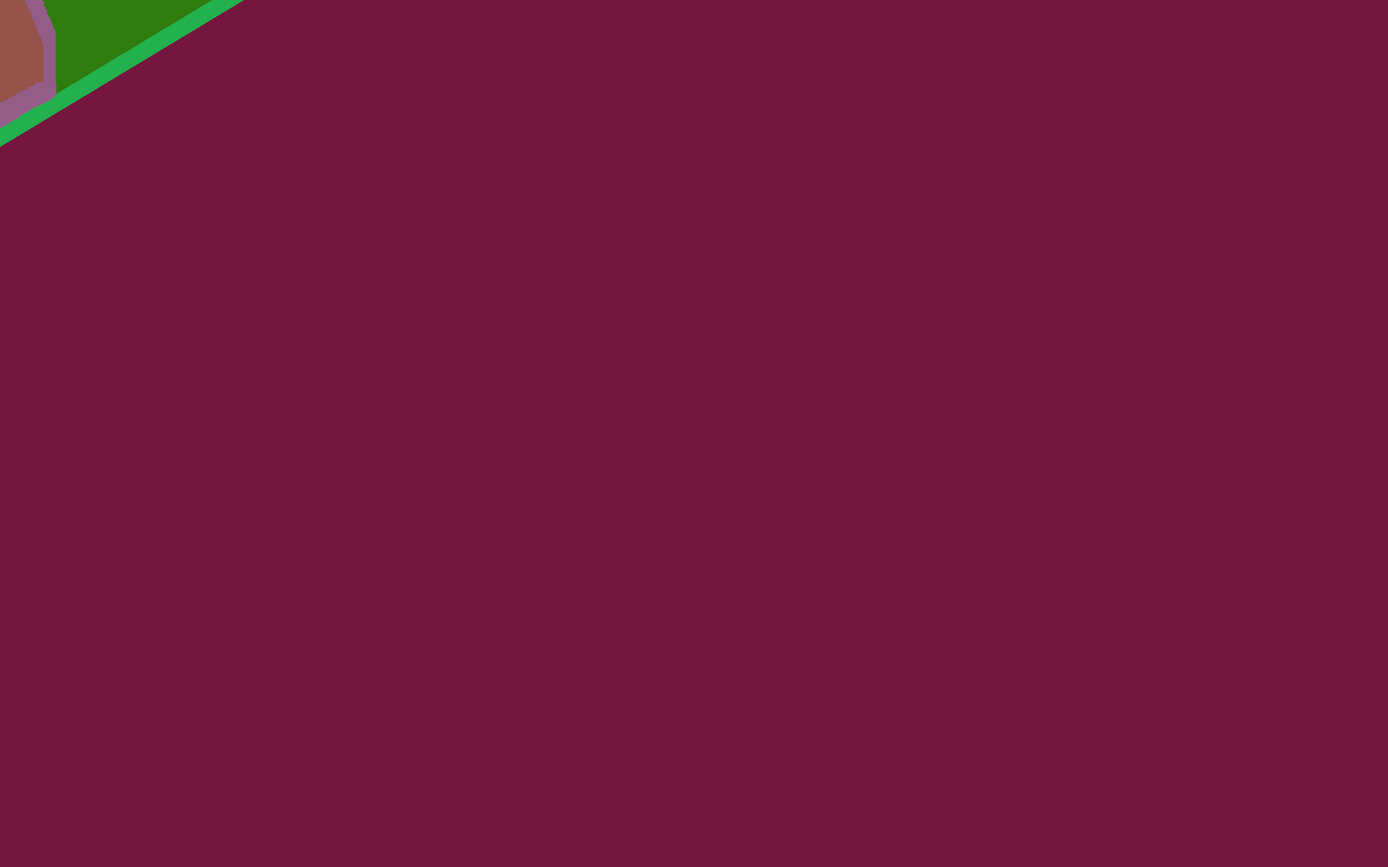
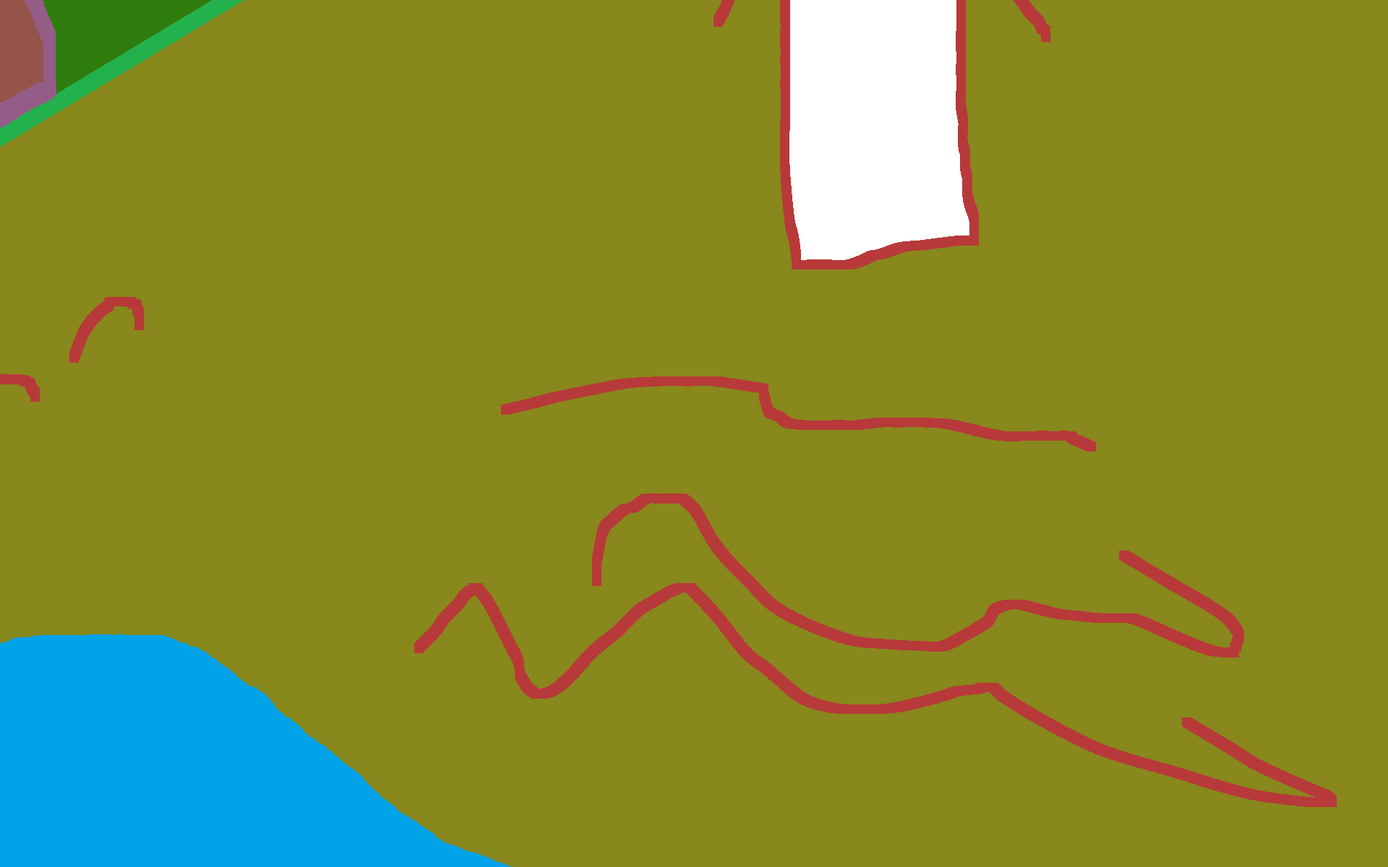
Before/after of a 1388px x 867px layered artwork. What changed in the layer stack:
painted on "貼り付けられたレイヤー" over [0, 0, 1388, 867]
added layer "フィールド10.bmp" over [0, 0, 1388, 867]
